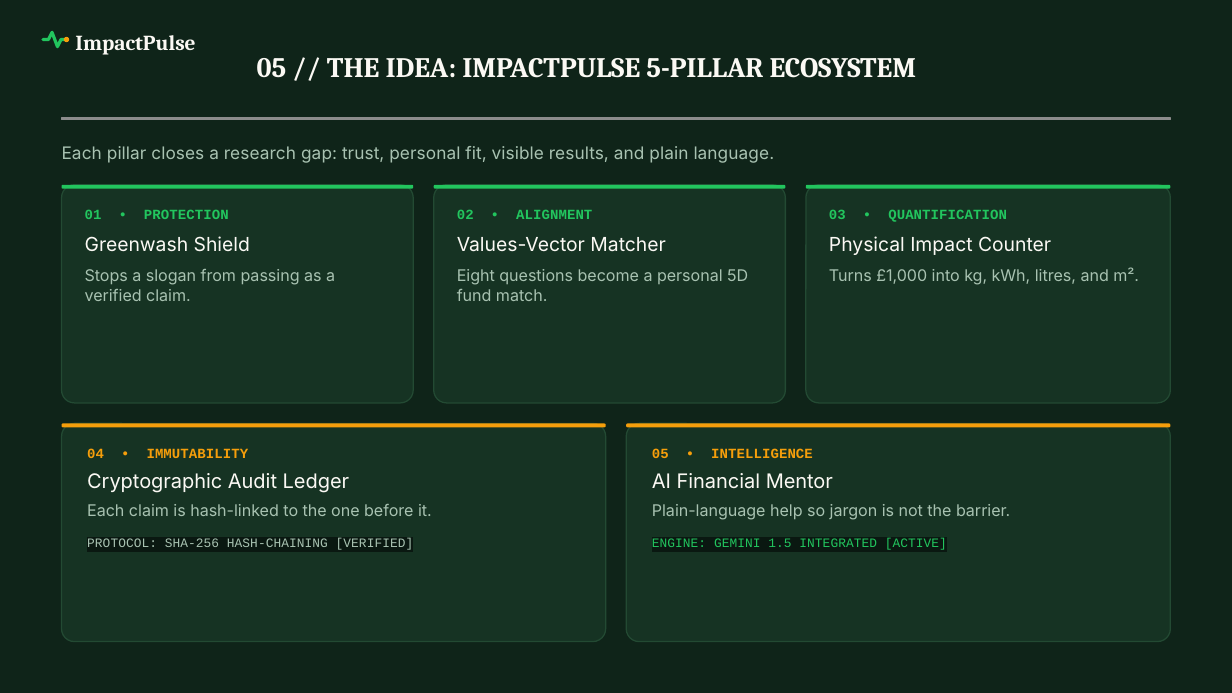
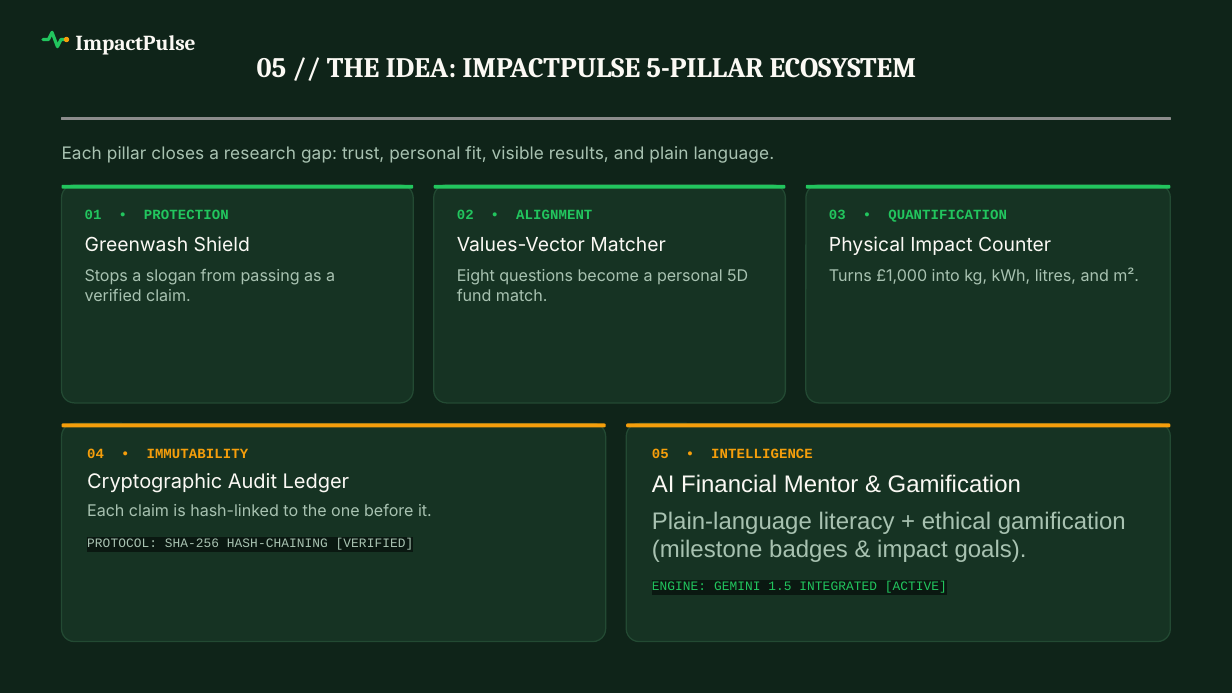
Before and after one commit to Siva-Subramaniam-DS/TCS-Project, a slide deck: slide 5 of HSBC-Sustainathon TCS.pptx. Drawn at 1232x693 pixels with LibreOffice and Linux fonts; fonts in the diff are those of the drawing; grey boxes stand for pictures; background and template pictures are left out. Boxes give left, top, right and bottom in pixels: in the first picture for what was removed or moved away, otherwise in the second. Text is boxed around its words. In the diff, an @@ line names an element or a change of style, - is before the commit and + after.

```diff
--- a/HSBC-Sustainathon TCS.pptx
+++ b/HSBC-Sustainathon TCS.pptx
@@ text at <box>652,474,1126,562</box>: text changed; size 9.4 to 14 pt; font Inter to Arial @@
-AI Financial Mentor
-Plain-language help so jargon is not the barrier.
+AI Financial Mentor & Gamification
+Plain-language literacy + ethical gamification (milestone badges & impact goals).
```
Also in this commit, not shown: 5 other slides changed, 1 other file.
